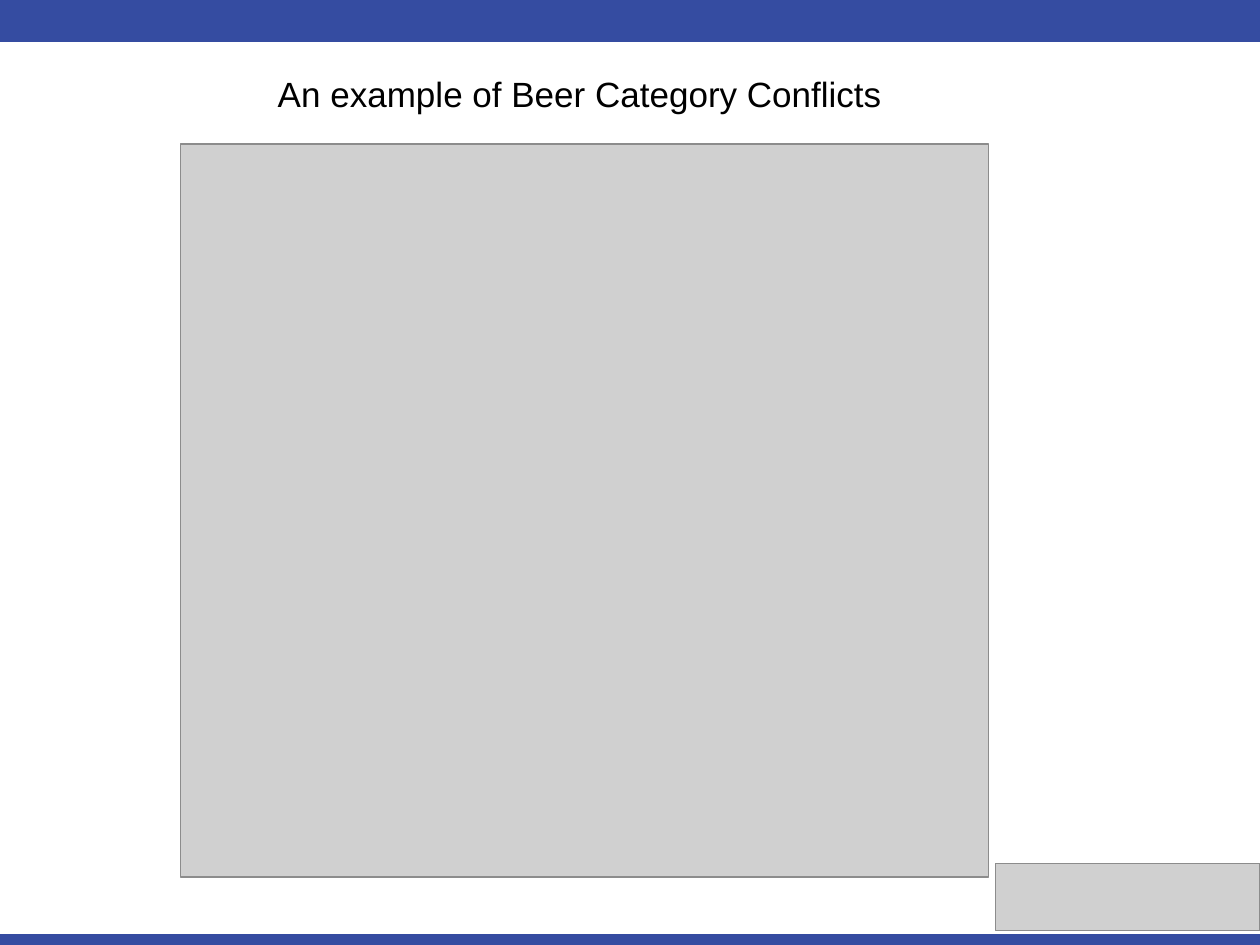
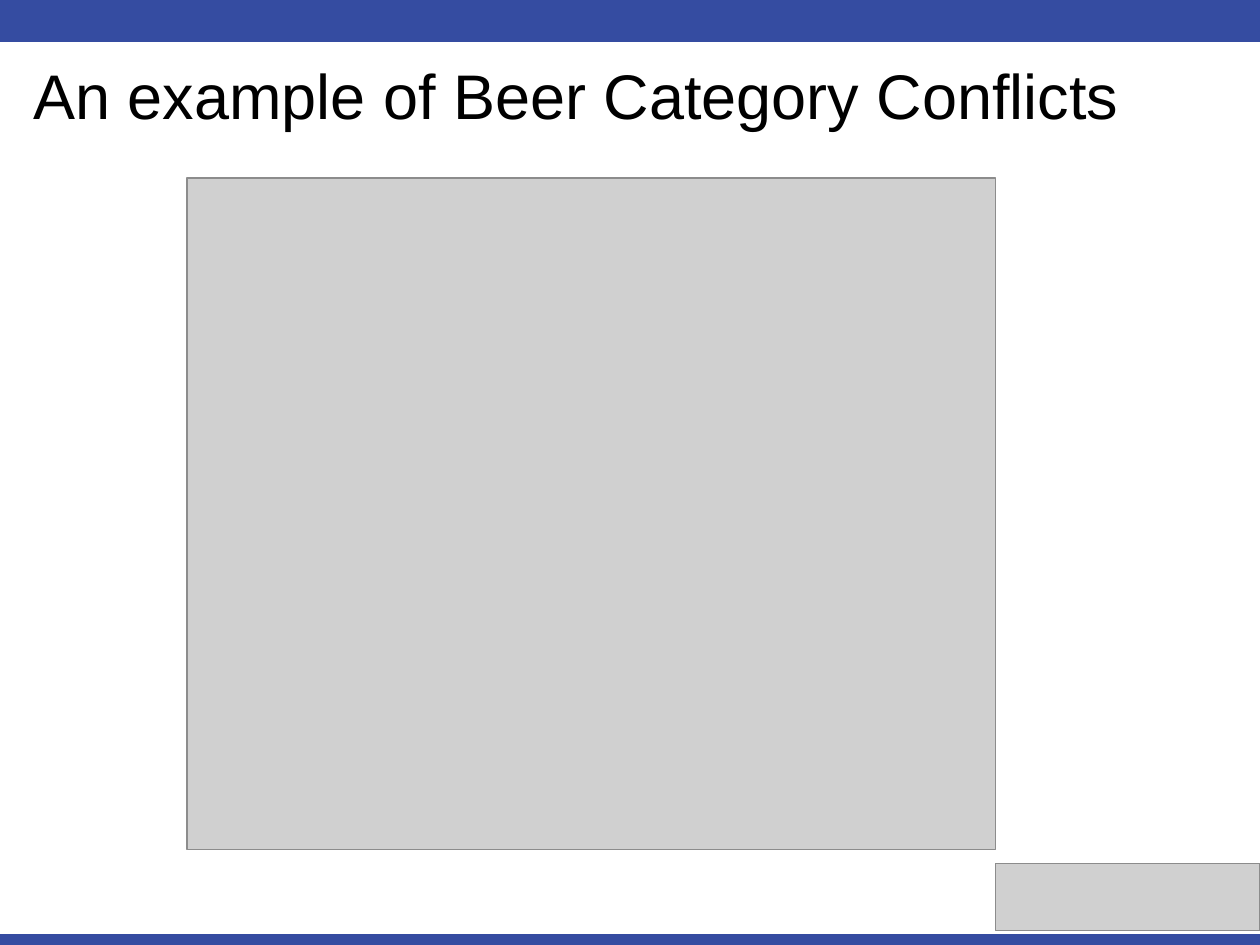
Before and after one commit to simerkreddy/SMU_DDS_Case_Study_1, a slide deck: slide 27 of Simerpreet_Reddy_Unit_8_Assignment.pptx. Drawn at 1260x945 pixels with LibreOffice and Linux fonts; fonts in the diff are those of the drawing; grey boxes stand for pictures; background and template pictures are left out. Boxes give left, top, right and bottom in pixels: in the first picture for what was removed or moved away, otherwise in the second. Text is boxed around its words. In the diff, an @@ line names an element or a change of style, - is before the commit and + after.

```diff
--- a/Simerpreet_Reddy_Unit_8_Assignment.pptx
+++ b/Simerpreet_Reddy_Unit_8_Assignment.pptx
@@ text "An example of Beer Category ..." at (33,73,1118,130): size 20 to 36 pt @@
@@ picture: place and size @@
-picture at (180,144,988,877)
+picture at (186,178,994,849)
```
Also in this commit, not shown: 4 other slides changed.
